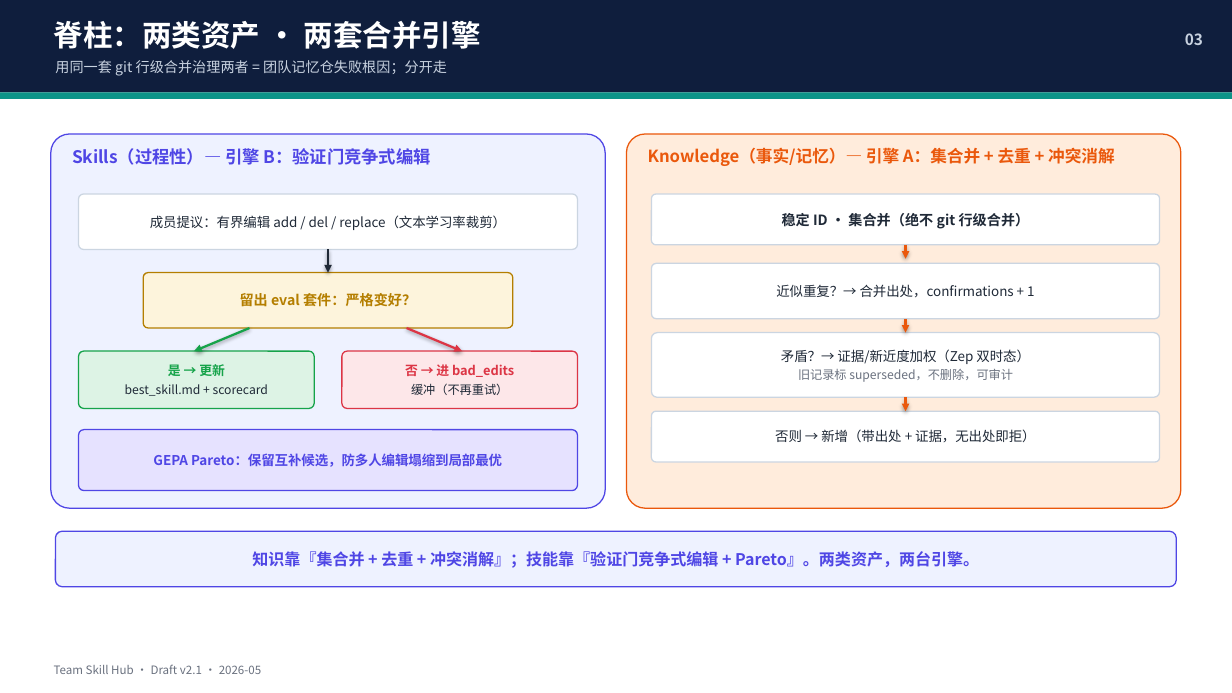
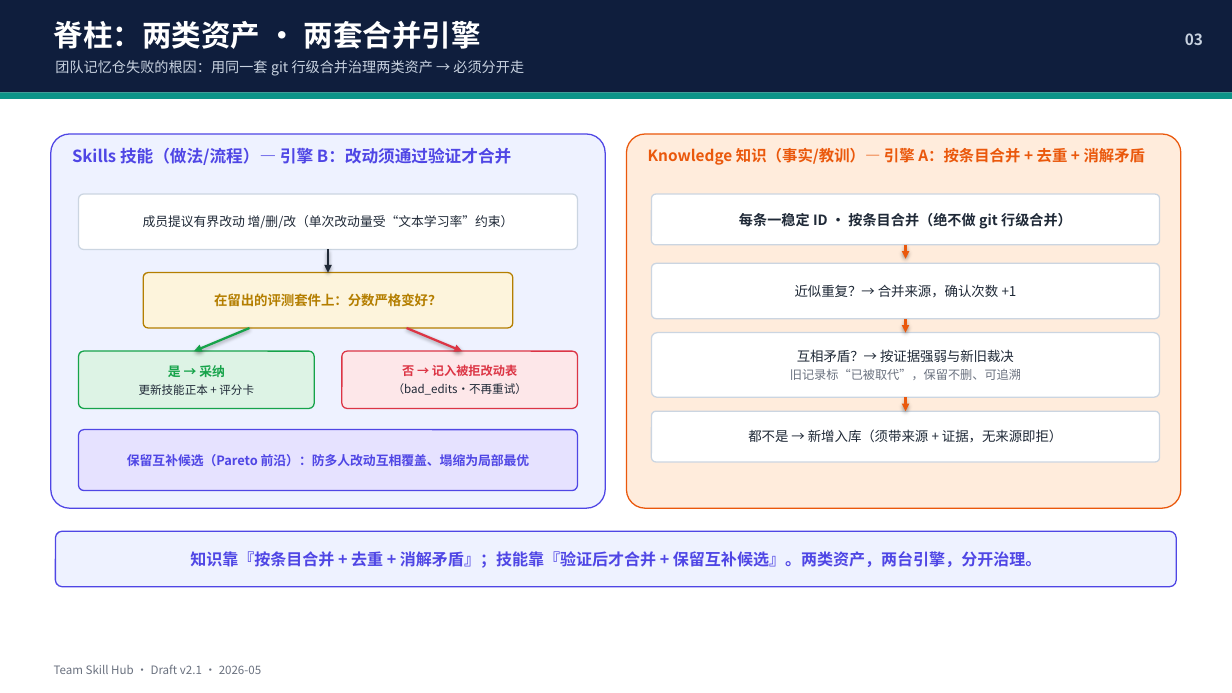
Before and after one commit to RyanSun1991/hm-kernel-llm-opt, a slide deck: slide 3 of docs/Team_Skill_Hub_Design_Slides.pptx. Drawn at 1232x693 pixels with LibreOffice and Linux fonts; fonts in the diff are those of the drawing. Boxes give left, top, right and bottom in pixels: in the first picture for what was removed or moved away, otherwise in the second. Text is boxed around its words. In the diff, an @@ line names an element or a change of style, - is before the commit and + after.

```diff
--- a/docs/Team_Skill_Hub_Design_Slides.pptx
+++ b/docs/Team_Skill_Hub_Design_Slides.pptx
@@ text at (55, 60, 524, 76): text changed @@
-用同一套 git 行级合并治理两者 = 团队记忆仓失败根因；分开走
+团队记忆仓失败的根因：用同一套 git 行级合并治理两类资产 → 必须分开走
@@ text at (72, 148, 511, 165): text changed; size 13.5 to 13 pt @@
-Skills（过程性）— 引擎 B：验证门竞争式编辑
+Skills 技能（做法/流程）— 引擎 B：改动须通过验证才合并
@@ text at (648, 148, 1146, 165): text changed; size 13 to 12 pt @@
-Knowledge（事实/记忆）— 引擎 A：集合并 + 去重 + 冲突消解
+Knowledge 知识（事实/教训）— 引擎 A：按条目合并 + 去重 + 消解矛盾
@@ text in rounded rectangle at (143, 215, 514, 228): text changed; size 10.5 to 10 pt @@
-成员提议：有界编辑 add / del / replace（文本学习率裁剪）
+成员提议有界改动 增/删/改（单次改动量受“文本学习率”约束）
@@ text in rounded rectangle at (739, 213, 1072, 229): text changed @@
-稳定 ID · 集合并（绝不 git 行级合并）
+每条一稳定 ID · 按条目合并（绝不做 git 行级合并）
@@ text in rounded rectangle at (214, 293, 441, 307): text changed; size 11 to 10.5 pt @@
-留出 eval 套件：严格变好？
+在留出的评测套件上：分数严格变好？
@@ text in rounded rectangle at (795, 284, 1017, 298): text changed @@
-近似重复？→ 合并出处，confirmations + 1
+近似重复？→ 合并来源，确认次数 +1
@@ text in rounded rectangle at (790, 349, 1021, 380): text changed @@
-矛盾？→ 证据/新近度加权（Zep 双时态）
-旧记录标 superseded，不删除，可审计
+互相矛盾？→ 按证据强弱与新旧裁决
+旧记录标“已被取代”，保留不删、可追溯
@@ text in rounded rectangle at (139, 362, 254, 395): text changed; size 9.5 to 9 pt @@
-是 → 更新
-best_skill.md + scorecard
+是 → 采纳
+更新技能正本 + 评分卡
@@ text in rounded rectangle at (393, 364, 527, 395): text changed; size 10 to 9 pt; text colour #DC3545 to #1F2937; bold off @@
-否 → 进 bad_edits
-缓冲（不再重试）
+否 → 记入被拒改动表
+（bad_edits·不再重试）
@@ text in rounded rectangle at (748, 429, 1062, 442): text changed @@
-否则 → 新增（带出处 + 证据，无出处即拒）
+都不是 → 新增入库（须带来源 + 证据，无来源即拒）
@@ text in rounded rectangle at (127, 454, 530, 466): text changed; size 10.5 to 10 pt @@
-GEPA Pareto：保留互补候选，防多人编辑塌缩到局部最优
+保留互补候选（Pareto 前沿）：防多人改动互相覆盖、塌缩为局部最优
@@ text in rounded rectangle at (190, 551, 1041, 568): text changed @@
-知识靠『集合并 + 去重 + 冲突消解』；技能靠『验证门竞争式编辑 + Pareto』。两类资产，两台引擎。
+知识靠『按条目合并 + 去重 + 消解矛盾』；技能靠『验证后才合并 + 保留互补候选』。两类资产，两台引擎，分开治理。
```
Also in this commit, not shown: 5 other slides changed, 1 slide added, 1 other file.
